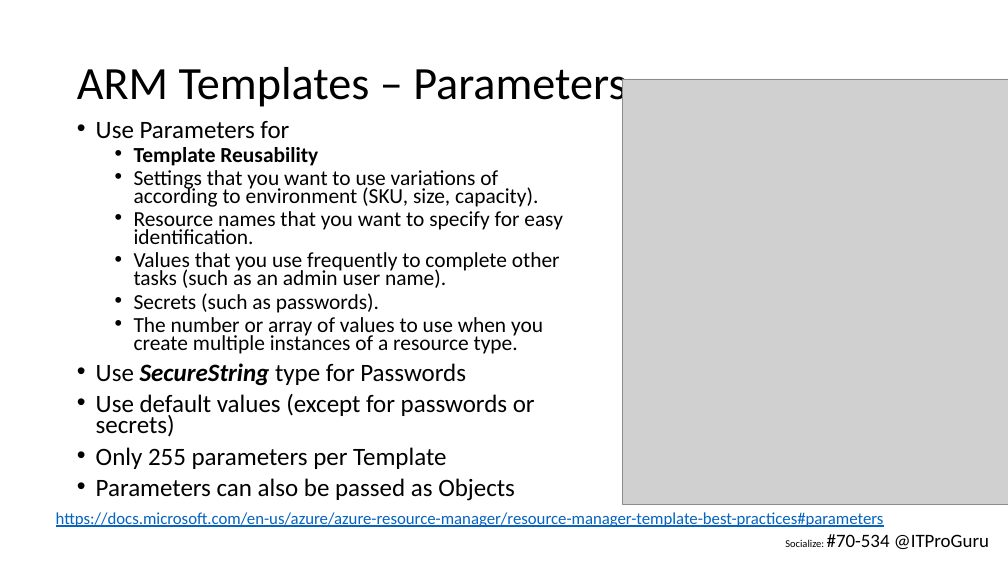
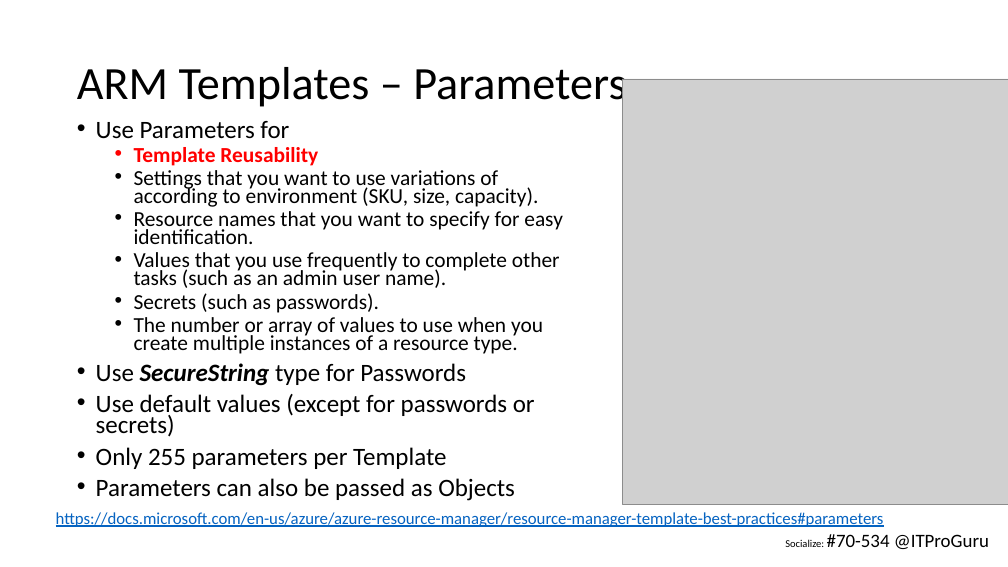
Before and after one commit to michaelsrichter/70534ExamPrep, a slide deck: slide 27 of Decks/70-534_NYC_Compute_Arch_Final.pptx. Drawn at 1008x567 pixels with LibreOffice and Linux fonts; fonts in the diff are those of the drawing; grey boxes stand for pictures. Boxes give left, top, right and bottom in pixels: in the first picture for what was removed or moved away, otherwise in the second. Text is boxed around its words. In the diff, an @@ line names an element or a change of style, - is before the commit and + after.

```diff
--- a/Decks/70-534_NYC_Compute_Arch_Final.pptx
+++ b/Decks/70-534_NYC_Compute_Arch_Final.pptx
@@ text at box(134, 147, 318, 166): text colour #000000 to #FF0000 in "Template Reusability" @@
```
Also in this commit, not shown: 26 other slides changed.
